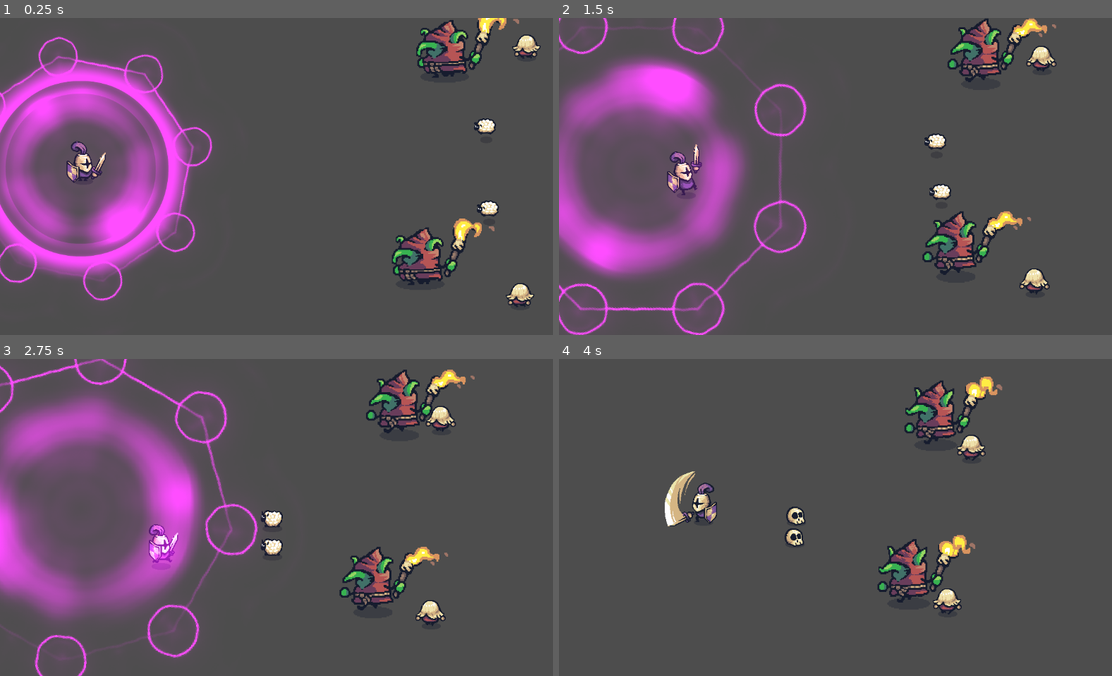
Above: before the commit, frames 1-4 (two rows, left to right).
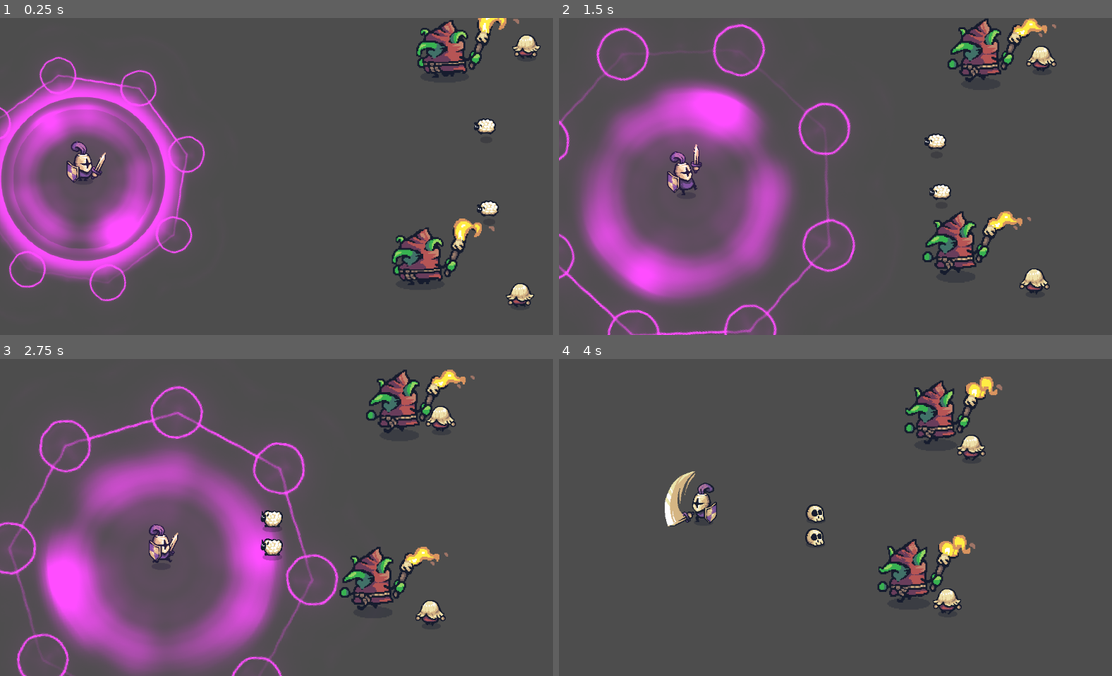
Above: after the commit, the same moments.

Repository: eugeniodomi/Bootcamp-Santander-DIO
Game: Godot game, scene res://test_scenes/test_battle.tscn
The game is run twice, just before and just after one commit, with the same random seed, the same clock (stepped at 60 frames per second) and the same inputs. The project has no main scene, so this scene is started directly.
Inputs (mouse positions are in pixels of both pictures, inside the frame that each line leads up to):
- Up to frame 1 (0.25 s): no input
- Up to frame 2 (1.5 s): move the mouse to (962, 160) at 0.52 s; hold D (move_right) 0.53-1.28 s; click (962, 160) at 0.6 s; move the mouse to (730, 192) at 1.27 s; hold S (move_down) from 1.28 s (still down); click (730, 192) at 1.35 s
- Up to frame 3 (2.75 s): move the mouse to (337, 447) at 2.02 s; release S (move_down) at 2.03 s; hold D (move_right) from 2.03 s (still down); click (337, 447) at 2.1 s
- Up to frame 4 (4 s): move the mouse to (813, 580) at 2.77 s; release D (move_right) at 2.78 s; hold W (move_up) 2.78-3.53 s; click (813, 580) at 2.85 s; move the mouse to (1012, 565) at 3.52 s; hold A (move_left) from 3.53 s (still down); click (1012, 565) at 3.6 s

The runs differ from the first frame. In frame 1, 10% of the frame differs, in the area x 0-39%, y 5-90%; in frame 2, 23%; in frame 3, 28%, in the area x 0-62%, y 0-100%; in frame 4, 0.6%.

Commit message:
ft: Código de Ritual
Implementada mecânica de magtic de ritual, código atualizado e com damage and area

Diff:
--- a/misc/ritual.gd
+++ b/misc/ritual.gd
@@ -1,6 +1,22 @@
 extends Node2D
 
+@export var damage_amount: int = 1
+
+@onready var area2d: Area2D = $Area2D
 
 func deal_damage(): #ao aplicar o dano, cahamar esta funcao
+	var bodies = area2d.get_overlapping_bodies()
+	for body in bodies:
+		if body.is_in_group("enemies"):
+			var enemy: Enemy = body
+			enemy.damage(damage_amount)
+
+
+	# Area2d
+	#ColissionShape2d
+	#
+	#get_overlapping_bodies
+	#is_in_group("enemies")
+	#enemy.damge
 	print('Ritual damage')
 	pass
--- a/misc/ritual.tscn
+++ b/misc/ritual.tscn
@@ -94,6 +94,20 @@
 "method": &"deal_damage"
 }]
 }
+tracks/6/type = "method"
+tracks/6/imported = false
+tracks/6/enabled = true
+tracks/6/path = NodePath(".")
+tracks/6/interp = 1
+tracks/6/loop_wrap = true
+tracks/6/keys = {
+"times": PackedFloat32Array(5.5),
+"transitions": PackedFloat32Array(1),
+"values": [{
+"args": [],
+"method": &"queue_free"
+}]
+}
 
 [sub_resource type="Animation" id="Animation_7b6a0"]
 length = 0.001
@@ -167,6 +181,9 @@
 [sub_resource type="CanvasItemMaterial" id="CanvasItemMaterial_4sf08"]
 blend_mode = 1
 
+[sub_resource type="CircleShape2D" id="CircleShape2D_poq6c"]
+radius = 79.8812
+
 [node name="Ritual" type="Node2D"]
 scale = Vector2(1.76202, 1.76202)
 script = ExtResource("1_iu4ex")
@@ -195,3 +212,10 @@
 material = SubResource("CanvasItemMaterial_4sf08")
 scale = Vector2(1.29702, 1.29702)
 texture = ExtResource("3_3x617")
+
+[node name="Area2D" type="Area2D" parent="."]
+
+[node name="CollisionShape2D" type="CollisionShape2D" parent="Area2D"]
+scale = Vector2(2.20301, 2.20301)
+shape = SubResource("CircleShape2D_poq6c")
+debug_color = Color(0, 0.6, 0.701961, 0)
--- a/player/player.gd
+++ b/player/player.gd
@@ -1,10 +1,22 @@
 class_name Player
 extends CharacterBody2D
 
+
+@export_category("Movement") #categorias dentro do player
 @export var speed: float = 3
+@export_category("Sword")
 @export var sword_damage: int = 2
-
-
+@export_category("Ritual")
+@export var ritual_damage: int = 1
+@export var ritual_interval: float = 30
+@export var ritual_scene: PackedScene
+#Dano do ritual
+#Intervalo
+#Cena
+
+
+
+@export_category("Life")
 @export var health: int = 100
 @export var max_health: int = 100
 @export var death_prefab: PackedScene
@@ -22,7 +34,7 @@
 var is_attacking: bool = false
 var attack_cooldown: float = 0.0 #temporizador de reinicio de ataque
 var hitbox_cooldown: float = 0.0 #hitbox temporizador
-
+var ritual_cooldown: float = 0.0
 
 func _process(delta: float) -> void:
 	#leitura de onde esta o player
@@ -45,6 +57,9 @@
 
 	# Processar dano
 	update_hitbox_detection(delta)
+
+	# Ritual
+	update_ritual(delta)
 
 
 #troca animacao do player (depreceated)
@@ -73,6 +88,24 @@
 			is_attacking = false
 			is_running = false
 			animation_player.play('idle')
+
+func update_ritual(delta: float) -> void:
+	#Atualizar temporizador
+	ritual_cooldown -= delta
+	if ritual_cooldown > 0: return
+	#Resetar temporizador
+	ritual_cooldown = ritual_interval
+
+	#Criar ritual
+	var ritual = ritual_scene.instantiate()
+	#setar ritualdamage com damageamount
+	ritual.damage_amount = ritual_damage
+	add_child(ritual) #ritual se mexe junto com player
+
+
+
+
+	pass
 
 func read_input() -> void:
 
--- a/player/player.tscn
+++ b/player/player.tscn
@@ -1,8 +1,9 @@
-[gd_scene load_steps=17 format=3 uid="uid://b78se0ny42bum"]
+[gd_scene load_steps=18 format=3 uid="uid://b78se0ny42bum"]
 
 [ext_resource type="Texture2D" uid="uid://d7n2g65wdh5d" path="res://addons/Tiny Swords/Factions/Knights/Troops/Warrior/Purple/Warrior_Purple.png" id="1_bvkfx"]
 [ext_resource type="Script" path="res://player/player.gd" id="1_rbol3"]
 [ext_resource type="PackedScene" uid="uid://c2oeoa6dj1kkc" path="res://misc/big_skull.tscn" id="2_87suu"]
+[ext_resource type="PackedScene" uid="uid://det5t24qtk5ux" path="res://misc/ritual.tscn" id="2_uvdmt"]
 
 [sub_resource type="CapsuleShape2D" id="CapsuleShape2D_exsqh"]
 radius = 8.92778
@@ -258,6 +259,9 @@
 [node name="Player" type="CharacterBody2D" groups=["player"]]
 motion_mode = 1
 script = ExtResource("1_rbol3")
+ritual_damage = 2
+ritual_interval = 15.0
+ritual_scene = ExtResource("2_uvdmt")
 death_prefab = ExtResource("2_87suu")
 
 [node name="Sprite2D" type="Sprite2D" parent="."]
--- a/test_scenes/test_battle.tscn
+++ b/test_scenes/test_battle.tscn
@@ -1,10 +1,9 @@
-[gd_scene load_steps=6 format=3 uid="uid://c8qm8u87vwi1l"]
+[gd_scene load_steps=5 format=3 uid="uid://c8qm8u87vwi1l"]
 
 [ext_resource type="PackedScene" uid="uid://b78se0ny42bum" path="res://player/player.tscn" id="1_ky4x7"]
 [ext_resource type="PackedScene" uid="uid://csd302cyr1w2j" path="res://enemies/pawn.tscn" id="2_yic7q"]
 [ext_resource type="PackedScene" uid="uid://bqvclai281n3a" path="res://enemies/sheep.tscn" id="3_ophbi"]
 [ext_resource type="PackedScene" uid="uid://r6yquxmwbrq5" path="res://enemies/goblin.tscn" id="4_un4p5"]
-[ext_resource type="PackedScene" uid="uid://det5t24qtk5ux" path="res://misc/ritual.tscn" id="5_0qoy5"]
 
 [node name="TesteBattle" type="Node2D"]
 
@@ -28,6 +27,3 @@
 
 [node name="Goblin2" parent="." instance=ExtResource("4_un4p5")]
 position = Vector2(868, 547)
-
-[node name="Ritual" parent="." instance=ExtResource("5_0qoy5")]
-position = Vector2(165, 308)
Not shown: 1 places in misc/ritual.tscn that only renumber resources
